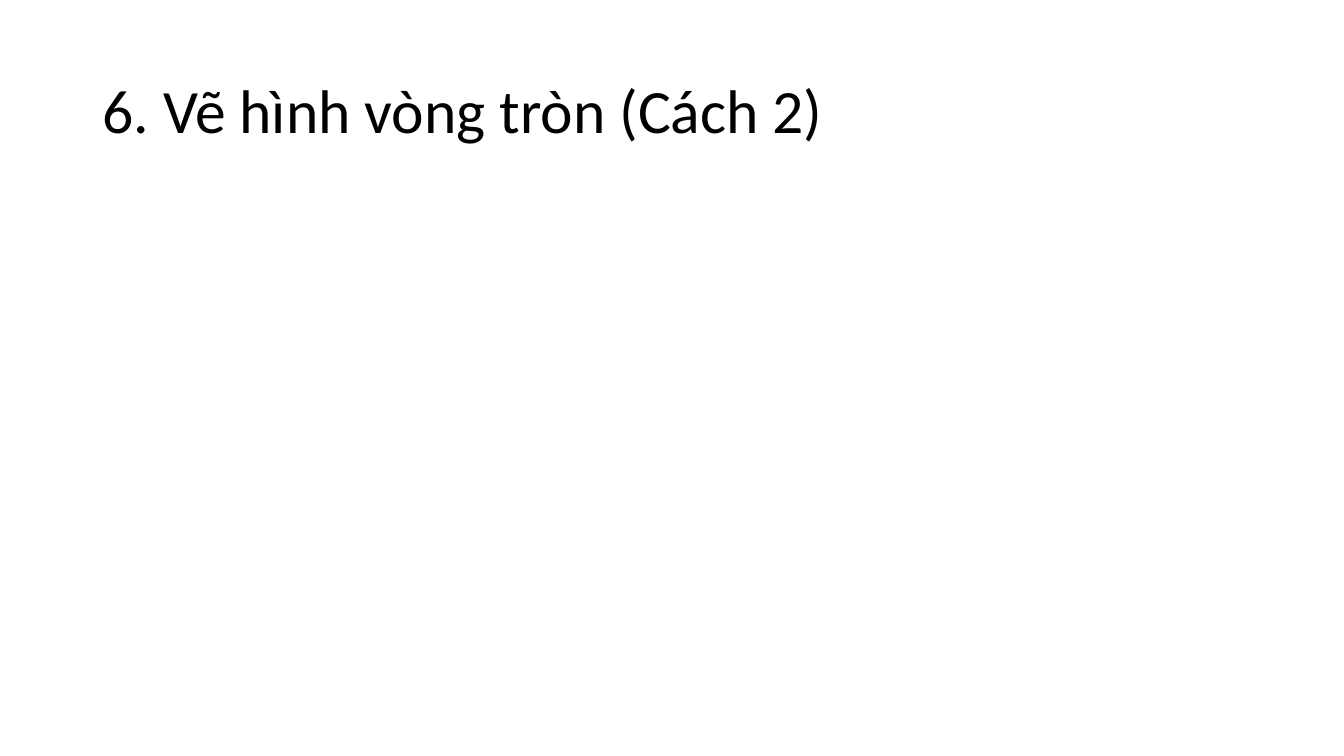
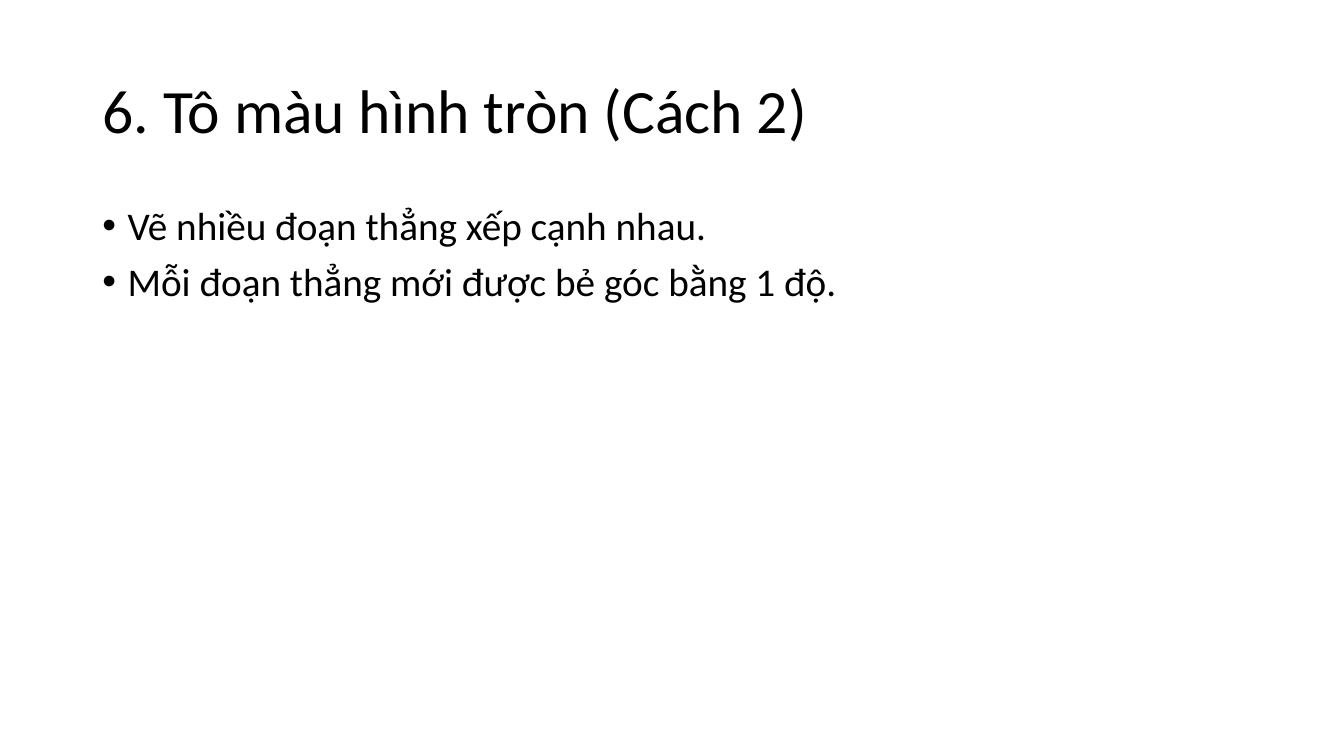
Before and after one commit to hvtuan1997/ve-hinh-trong-scratch, a slide deck: slide 7 of Bài 3 - Tô màu hình vẽ/Bài 3.pptx. Drawn at 1344x756 pixels with LibreOffice and Linux fonts; fonts in the diff are those of the drawing. Boxes give left, top, right and bottom in pixels: in the first picture for what was removed or moved away, otherwise in the second. Text is boxed around its words. In the diff, an @@ line names an element or a change of style, - is before the commit and + after.

Commit message:
Bài 3: Tô màu hình cơ bản

```diff
--- a/Bài 3 - Tô màu hình vẽ/Bài 3.pptx
+++ b/Bài 3 - Tô màu hình vẽ/Bài 3.pptx
@@ title at box(102, 88, 807, 142): text changed @@
-6. Vẽ hình vòng tròn (Cách 2)
+6. Tô màu hình tròn (Cách 2)
@@ text added at box(128, 207, 836, 303), 28 pt, text #000000 @@
+• Vẽ nhiều đoạn thẳng xếp cạnh nhau.
+• Mỗi đoạn thẳng mới được bẻ góc bằng 1 độ.
```
Also in this commit, not shown: 1 other slide changed, 4 other files.
